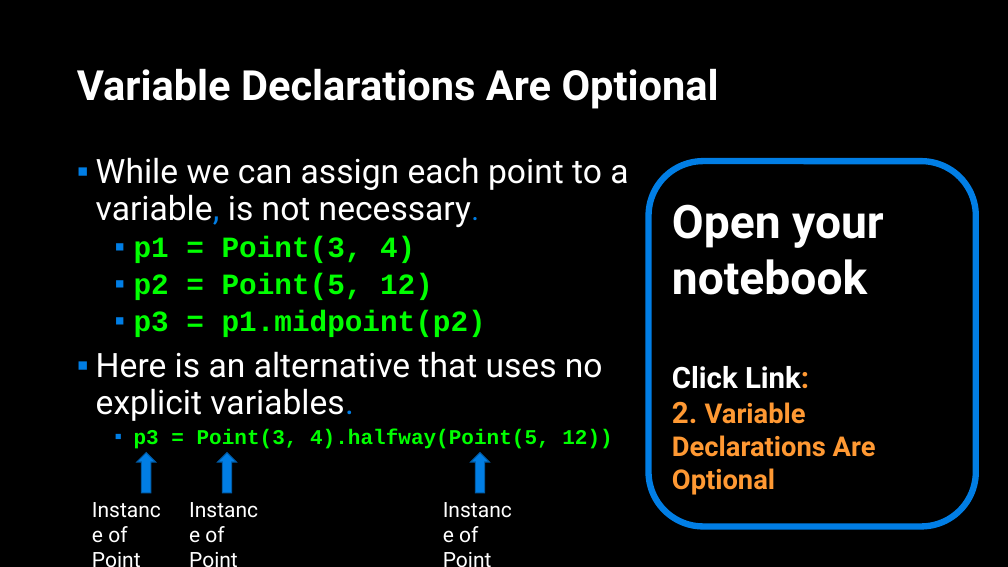
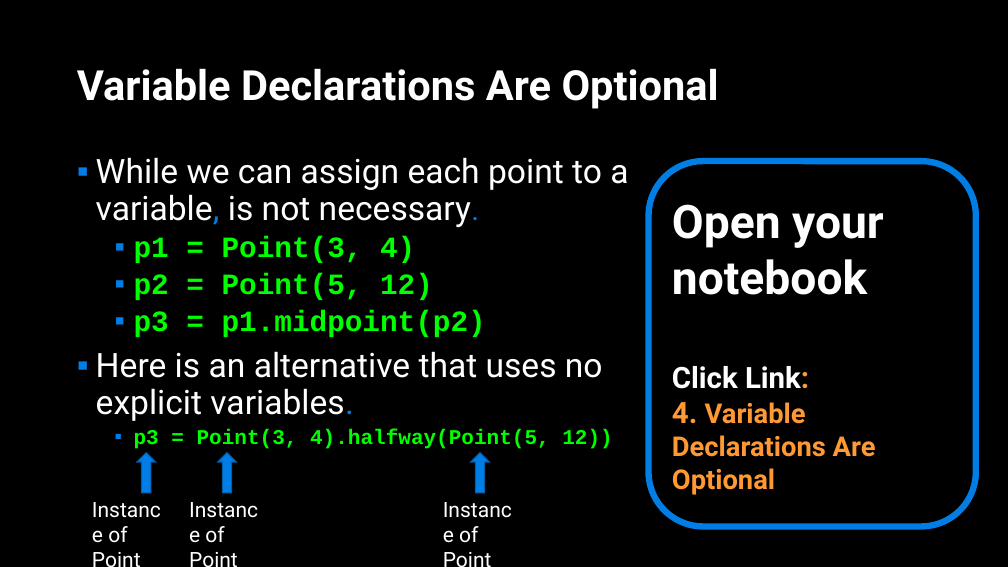
Before and after one commit to APS106/APS106-winter-2022-material, a slide deck: slide 27 of lectures/week10/lecture2/slides/week10_lecture2.pptx (slide 11 before the commit). Drawn at 1008x567 pixels with LibreOffice and Linux fonts; fonts in the diff are those of the drawing; background and template pictures are left out. Boxes give left, top, right and bottom in pixels: in the first picture for what was removed or moved away, otherwise in the second. Text is boxed around its words. In the diff, an @@ line names an element or a change of style, - is before the commit and + after.

```diff
--- a/lectures/week10/lecture2/slides/week10_lecture2.pptx
+++ b/lectures/week10/lecture2/slides/week10_lecture2.pptx
@@ text in rounded rectangle at bbox=[672, 402, 876, 495]: text changed @@
-2. Variable Declarations Are Optional
+4. Variable Declarations Are Optional
```
Also in this commit, not shown: 4 other slides changed, 9 slides added, 13 other files.
